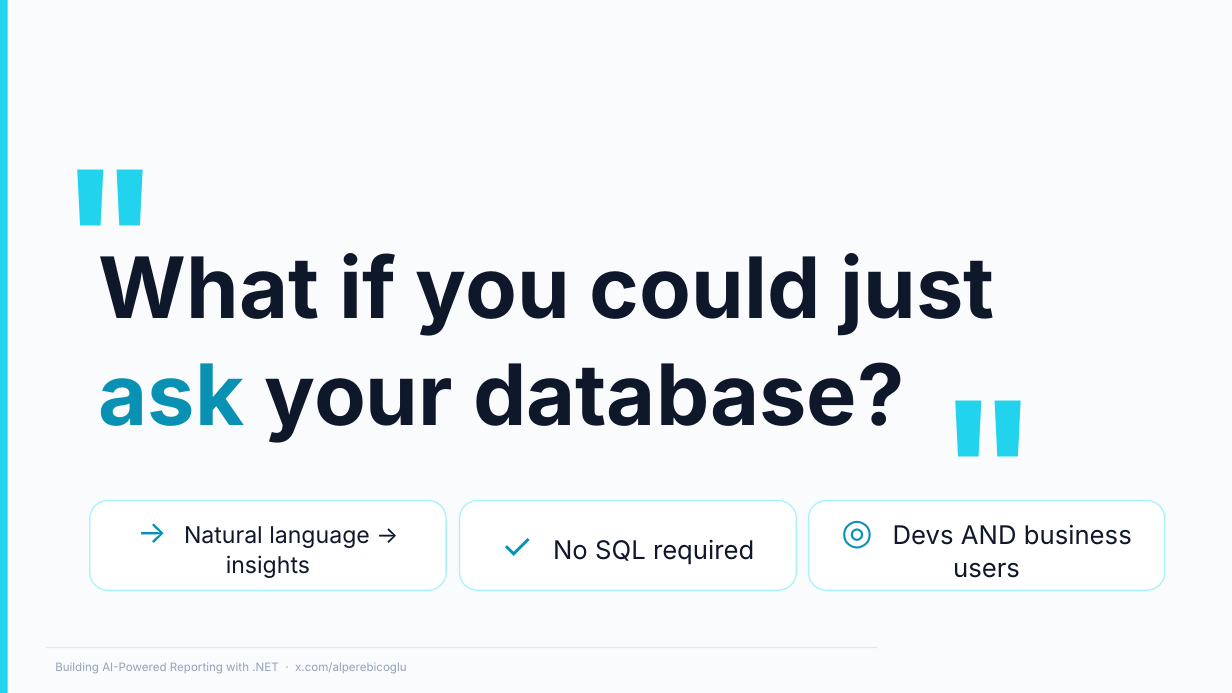
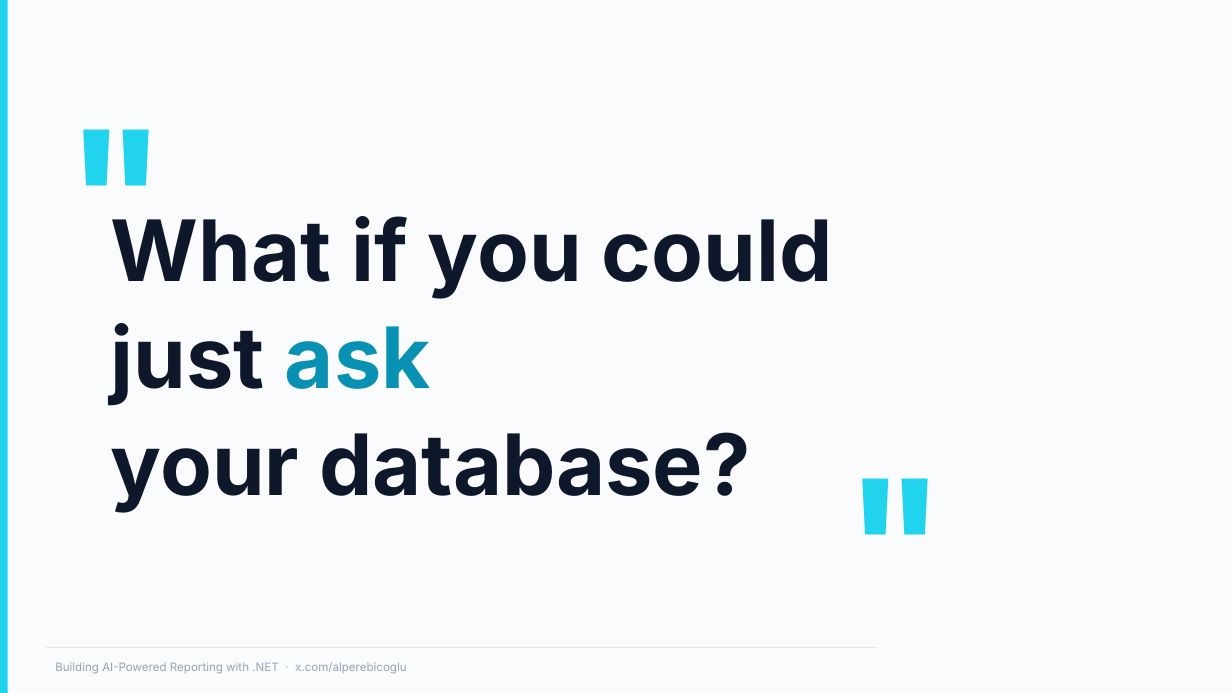
Before and after one commit to ebicoglu/chat-with-your-data-conference, a slide deck: slide 4 of Presentation.pptx. Drawn at 1232x693 pixels with LibreOffice and Linux fonts; fonts in the diff are those of the drawing; background and template pictures are left out. Boxes give left, top, right and bottom in pixels: in the first picture for what was removed or moved away, otherwise in the second. Text is boxed around its words. In the diff, an @@ line names an element or a change of style, - is before the commit and + after.

```diff
--- a/Presentation.pptx
+++ b/Presentation.pptx
@@ text """: place and size @@
-text """ at box(51, 116, 140, 246)
+text """ at box(57, 75, 147, 205)
@@ text "What if you could just ..." rewrapped from box(99, 253, 995, 443) to box(111, 216, 833, 512) @@
@@ text """ rewrapped from box(928, 347, 1023, 470) to box(836, 424, 960, 549) @@
@@ rounded rectangle removed at box(90, 501, 446, 591) @@
-→ Natural language → insights
@@ rounded rectangle removed at box(459, 501, 796, 591) @@
-✓ No SQL required
@@ rounded rectangle removed at box(809, 501, 1165, 591) @@
-◎ Devs AND business users
```
Also in this commit, not shown: 7 other slides changed.
